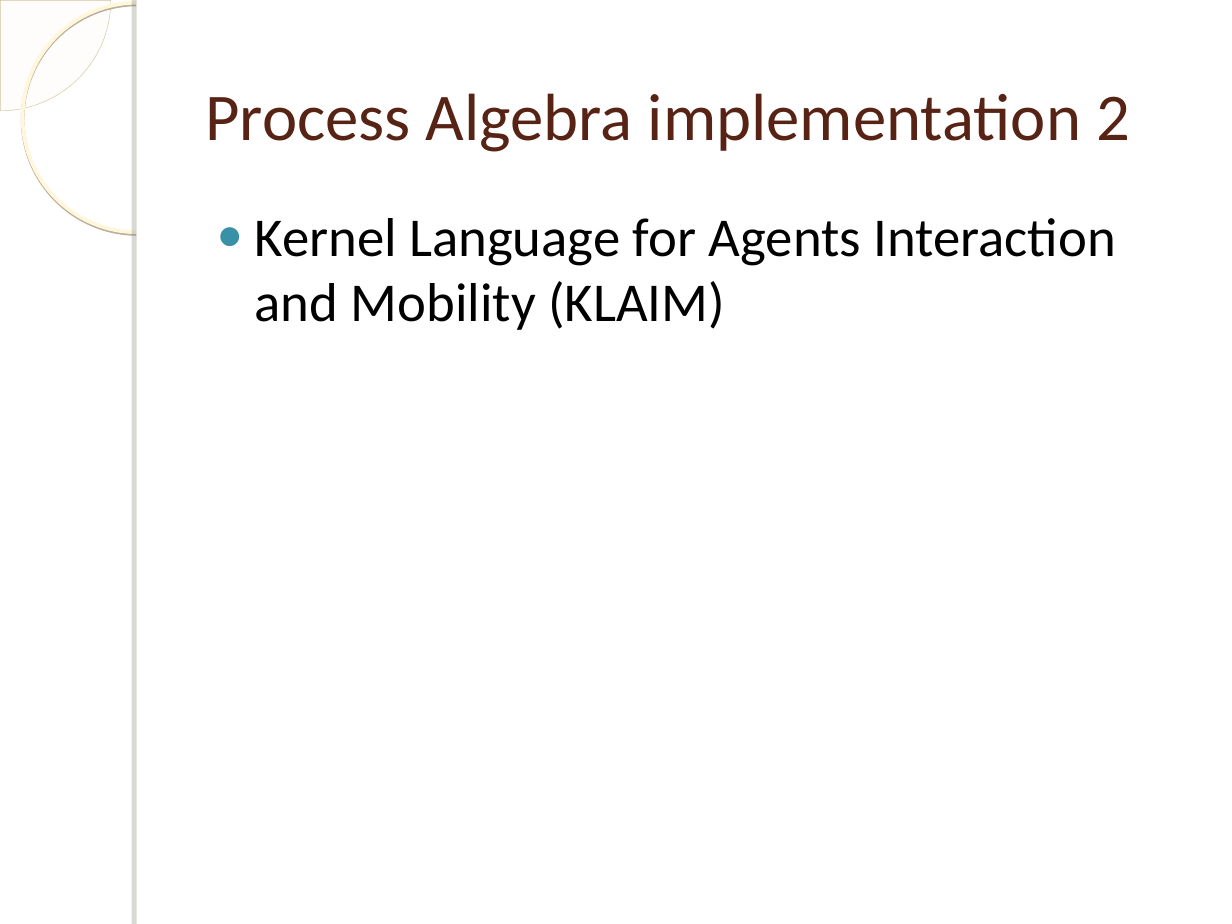
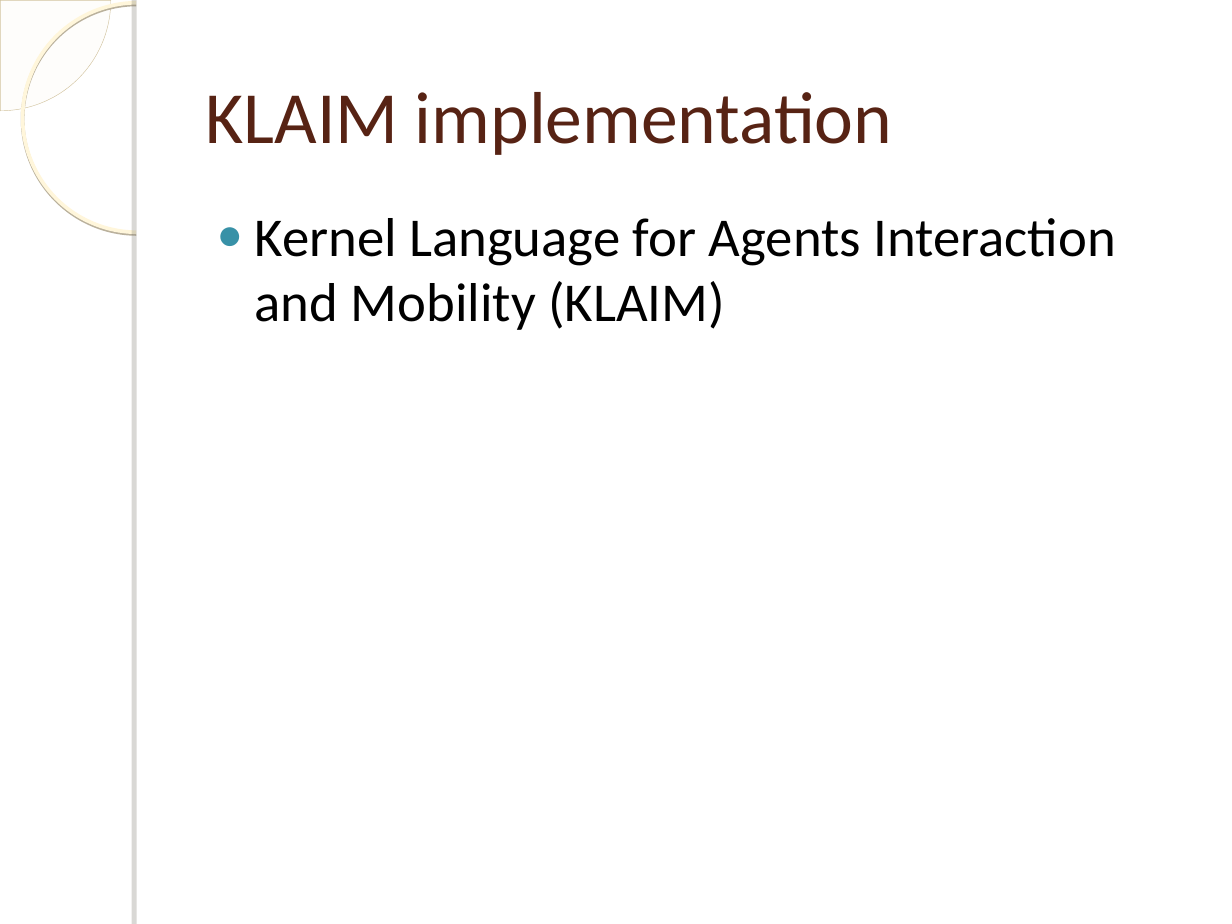
Before and after one commit to einaregilsson/Process-Language-Runtime, a slide deck: slide 13 of presentation.ppt (slide 12 before the commit). Drawn at 1232x924 pixels with LibreOffice and Linux fonts; fonts in the diff are those of the drawing; background and template pictures are left out. Boxes give left, top, right and bottom in pixels: in the first picture for what was removed or moved away, otherwise in the second. Text is boxed around its words. In the diff, an @@ line names an element or a change of style, - is before the commit and + after.

```diff
--- a/presentation.ppt
+++ b/presentation.ppt
@@ title at [205,92,892,155]: text changed; size 39 to 43 pt @@
-Process Algebra implementation 2
+KLAIM implementation
```
Also in this commit, not shown: 5 other slides changed, 1 slide added.
